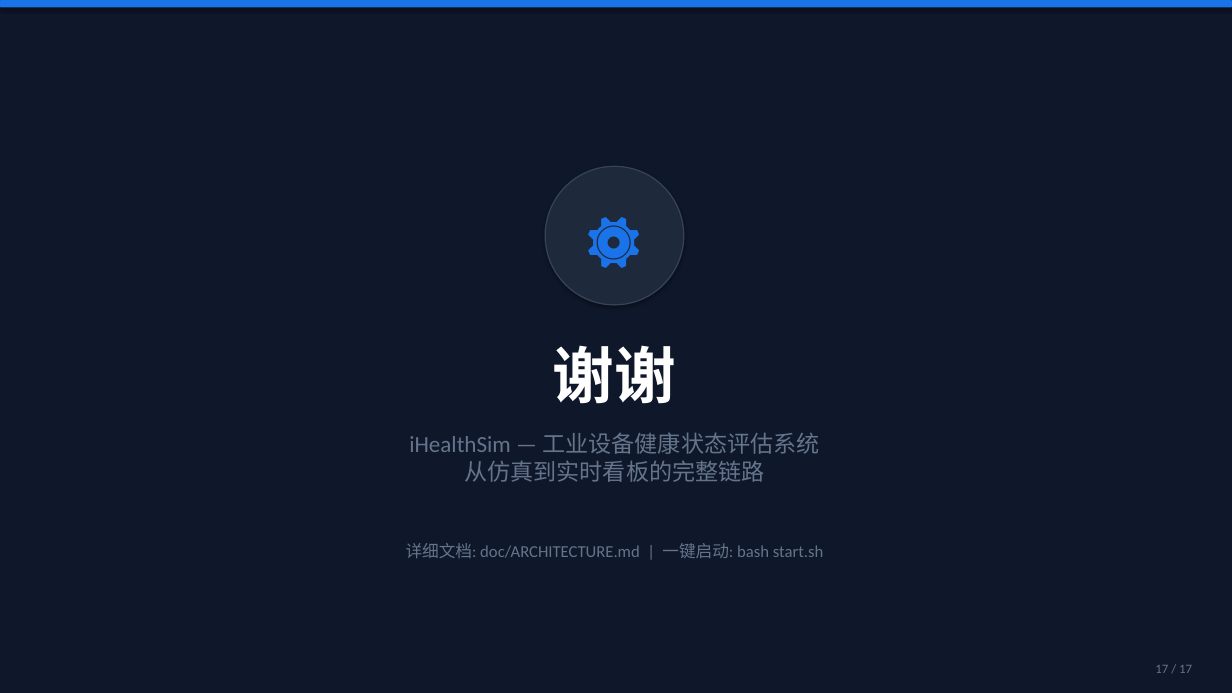
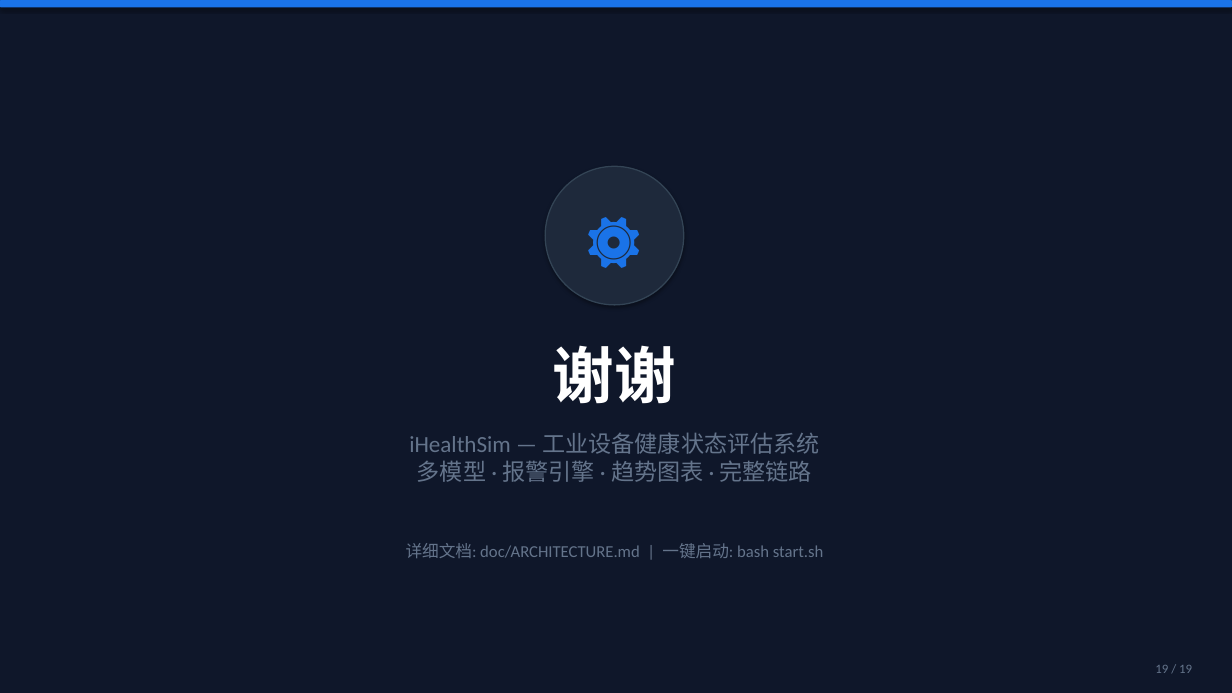
Before and after one commit to Huaiyue-sy/Equipment-Health-Assessment-System, a slide deck: slide 19 of doc/iHealthSim.pptx (slide 17 before the commit). Drawn at 1232x693 pixels with LibreOffice and Linux fonts; fonts in the diff are those of the drawing. Boxes give left, top, right and bottom in pixels: in the first picture for what was removed or moved away, otherwise in the second. Text is boxed around its words. In the diff, an @@ line names an element or a change of style, - is before the commit and + after.

```diff
--- a/doc/iHealthSim.pptx
+++ b/doc/iHealthSim.pptx
@@ text at (409, 432, 819, 482): text changed @@
-iHealthSim — 工业设备健康状态评估系统
-从仿真到实时看板的完整链路
+iHealthSim — 工业设备健康状态评估系统
+多模型 · 报警引擎 · 趋势图表 · 完整链路
@@ text at (1155, 665, 1192, 673): text changed @@
-17 / 17
+19 / 19
```
Also in this commit, not shown: 15 other slides changed, 3 slides added, 1 slide removed, 6 other files.
